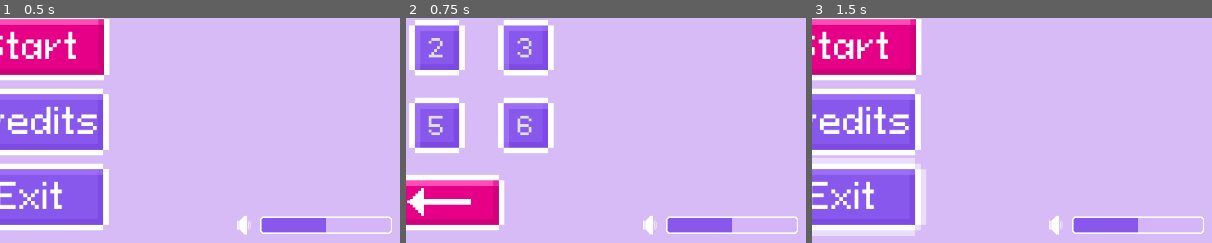
Above: before the commit, frames 1-3 (left to right).
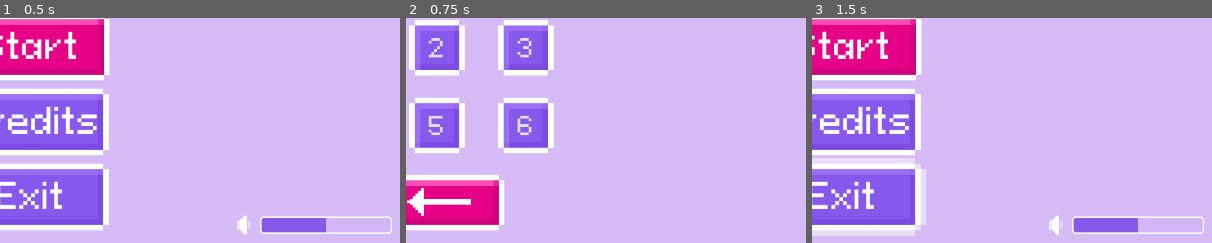
Above: after the commit, the same moments.

Repository: Chubercik/bubble
Game: Godot game, scene res://scenes/menu.tscn
The game is run twice, just before and just after one commit, with the same random seed, the same clock (stepped at 60 frames per second) and the same inputs.
Inputs (mouse positions are % of the whole screen's width and height, from its top left):
- Up to frame 1 (0.5 s): no input
- Up to frame 2 (0.75 s): click (50, 50) at 0.5 s
- Up to frame 3 (1.5 s): click (50, 85) at 1.25 s
The pictures show only the part of the screen within x 46-96%, y 44-94%; the shares and areas given below are measured in that part.

Frame 1 is identical in both runs. In frame 2, 1.7% of the frame differs, in the area x 59-98%, y 88-97%; in frame 3, nothing differs.

Commit message:
Optimize all `.png` images

Diff:
--- a/bubble/scripts/menu.gd
+++ b/bubble/scripts/menu.gd
@@ -11,6 +11,7 @@
 
 
 func _on_play_button_pressed() -> void:
+	volume_bar.hide()
 	levels.show()
 
 
Binary file changed: bubble/icon.png
Binary file changed: bubble/levels/tileset.png
Binary file changed: bubble/sprites/bubble_1_idle.png
Binary file changed: bubble/sprites/bubble_1_jump.png
Binary file changed: bubble/sprites/bubble_2_idle.png
Binary file changed: bubble/sprites/bubble_2_jump.png
Binary file changed: bubble/sprites/bubble_3_idle.png
Binary file changed: bubble/sprites/bubble_3_jump.png
Binary file changed: bubble/sprites/bubble_4_idle.png
Binary file changed: bubble/sprites/bubble_4_jump.png
Binary file changed: bubble/sprites/bubble_5_idle.png
Binary file changed: bubble/sprites/bubble_5_jump.png
(and 49 more such lines)
